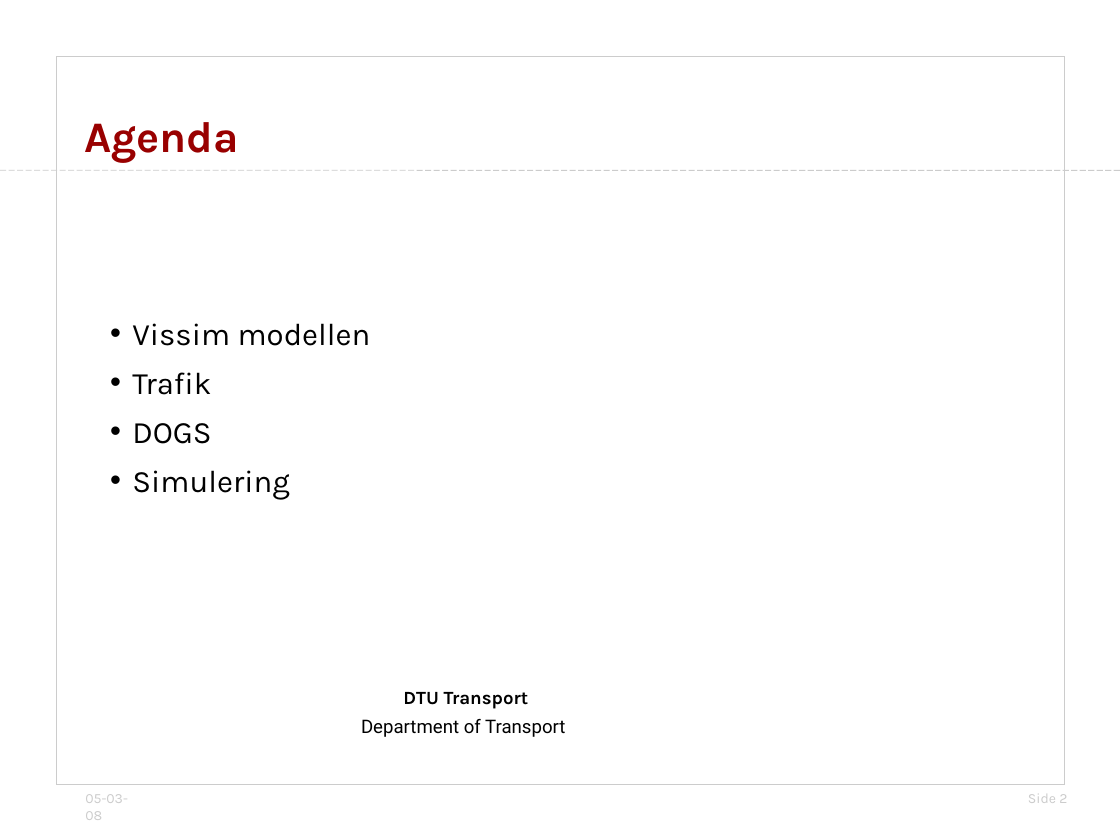
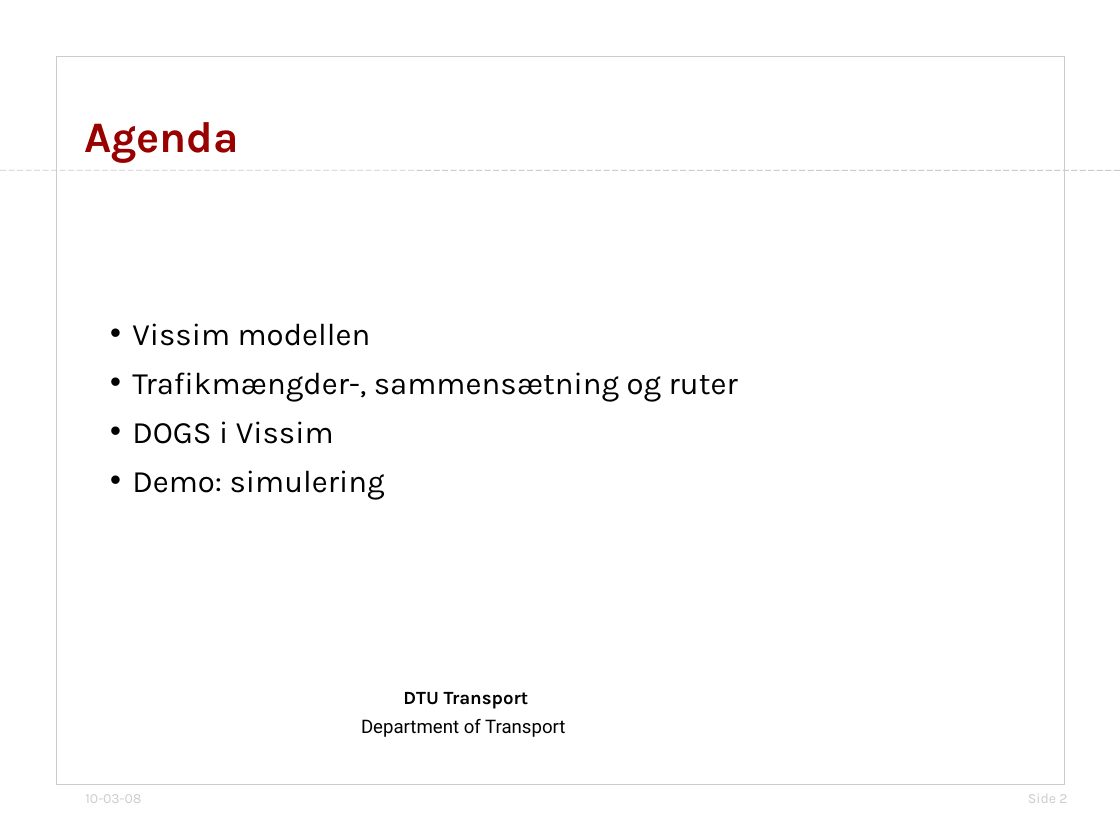
Before and after one commit to jonyonyx/greenwaves, a slide deck: slide 2 of thesis/præsentation_simulering_dogs.odp. Drawn at 1120x840 pixels with LibreOffice and Linux fonts; fonts in the diff are those of the drawing; background and template pictures are left out. Boxes give left, top, right and bottom in pixels: in the first picture for what was removed or moved away, otherwise in the second. Text is boxed around its words. In the diff, an @@ line names an element or a change of style, - is before the commit and + after.

```diff
--- a/thesis/præsentation_simulering_dogs.odp
+++ b/thesis/præsentation_simulering_dogs.odp
@@ subtitle at box(132, 372, 738, 500): text changed @@
-• Trafik
-• DOGS
-• Simulering
+• Trafikmængder-, sammensætning og ruter
+• DOGS i Vissim
+• Demo: simulering
@@ text at box(85, 794, 141, 803): text changed @@
-05-03-08
+10-03-08
```
Also in this commit, not shown: 9 other slides changed, 1 slide removed, 5 other files.
